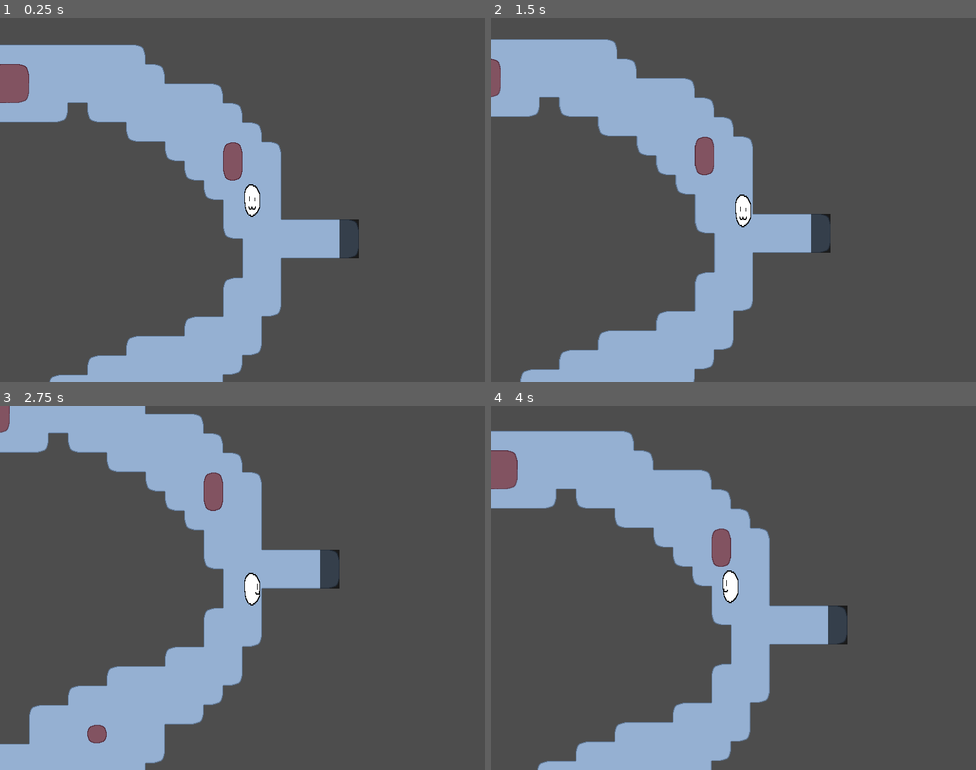
Above: before the commit, frames 1-4 (two rows, left to right).
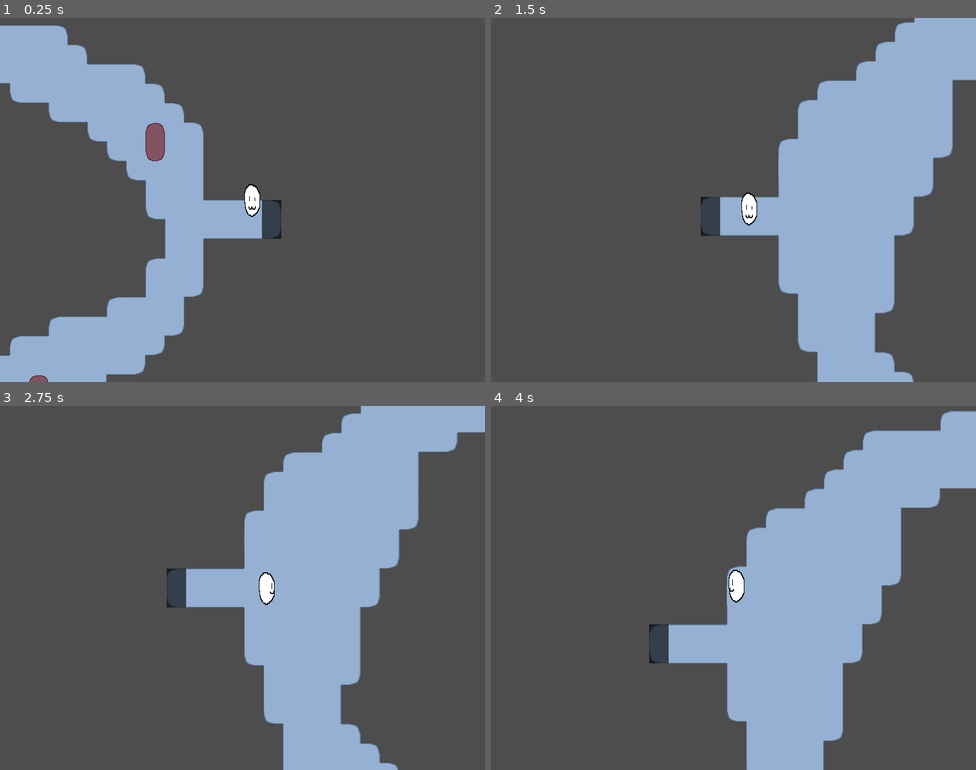
Above: after the commit, the same moments.

Repository: RubeculaBee/dream-catcher
Game: Godot game, scene res://Scenes/Gameobjects/game.tscn
Same seed, same stepped clock (60 frames per second), same inputs: the game is played once before the commit and once after it.
Inputs:
- Up to frame 1 (0.25 s): no input
- Up to frame 2 (1.5 s): tap Enter at 0.5 s; hold Right (right) 0.53-1.28 s; hold Down (down) from 1.28 s (still down)
- Up to frame 3 (2.75 s): release Down (down) at 2.03 s; hold Right (right) from 2.03 s (still down)
- Up to frame 4 (4 s): release Right (right) at 2.78 s; hold Up (up) 2.78-3.53 s; hold Left (left) from 3.53 s (still down)

The runs differ from the first frame. In frame 1, 25% of the frame differs, in the area x 0-74%, y 2-100%; in frame 2, 44%; in frame 3, 45%, in the area x 0-100%, y 0-100%; in frame 4, 39%.

Commit message:
player is sent to appropriate location on screen transition

Diff:
--- a/Scenes/Rooms/test_room.tscn
+++ b/Scenes/Rooms/test_room.tscn
@@ -12,7 +12,7 @@
 tile_set = ExtResource("1_iynly")
 
 [node name="Player" parent="." instance=ExtResource("3_ob37n")]
-position = Vector2(992, -256)
+position = Vector2(1120, -224)
 
 [node name="Screen Transitions" type="Node" parent="."]
 
--- a/Scripts/game_manager.gd
+++ b/Scripts/game_manager.gd
@@ -43,3 +43,14 @@
 
 	player.reparent(current_room)
 	update_references()
+
+	var entrance: ScreenTransition
+	for t: ScreenTransition in screen_transitions:
+		if t.id == transition.id:
+			entrance = t
+			break
+
+	print(player.position)
+	print(entrance.position)
+	player.position = entrance.position
+	print(player.position)
--- a/Scripts/player.gd
+++ b/Scripts/player.gd
@@ -12,6 +12,7 @@
 
 # Signals
 signal tried_move(tile: Vector2i)	## Emitted when the user tries to take a step, with the location of the tile they tried to move to
+signal stopped_move
 
 # Nodes
 @onready var sprite: AnimatedSprite2D = find_child("AnimatedSprite2D")
@@ -58,4 +59,7 @@
 func tween_move() -> void:
 	var tween: Tween = create_tween()
 	tween.tween_property(self, "position", position + Vector2(move_direction) *TILE_SIZE, 1/MOVE_SPEED)
-	tween.tween_callback(func(): move_direction = Vector2.ZERO)
+	tween.tween_callback(func():
+		move_direction = Vector2.ZERO
+		stopped_move.emit()
+	)
--- a/Scripts/screen_transition.gd
+++ b/Scripts/screen_transition.gd
@@ -14,4 +14,5 @@
 
 func _on_area_entered(area: Area2D) -> void:
 	if area.name == "PlayerCollision":
+		await (area.get_parent() as Player).stopped_move
 		transition.emit(self)
